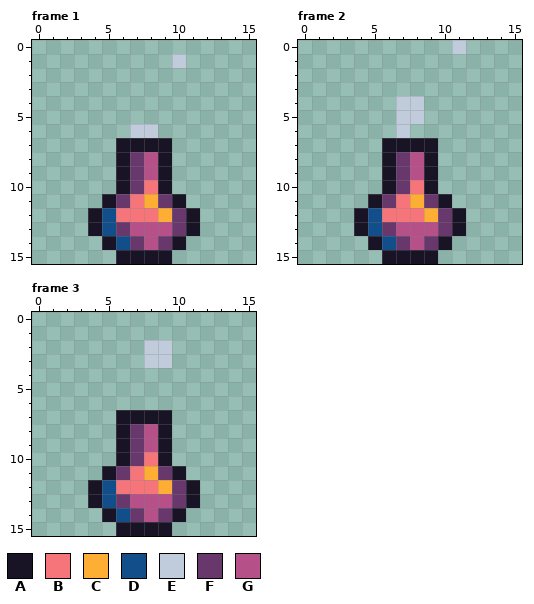
Two versions of one pixel-art file, Assets/Images/potion.ase. Above is the file before it was changed.
16x16 pixels, 3 frames. Shown: frame 1, frame 2, frame 3.
Palette (. is transparent): A #181425  B #f6757a  C #feae34  D #124e89  E #c0cbdc  F #68386c  G #b55088
After:
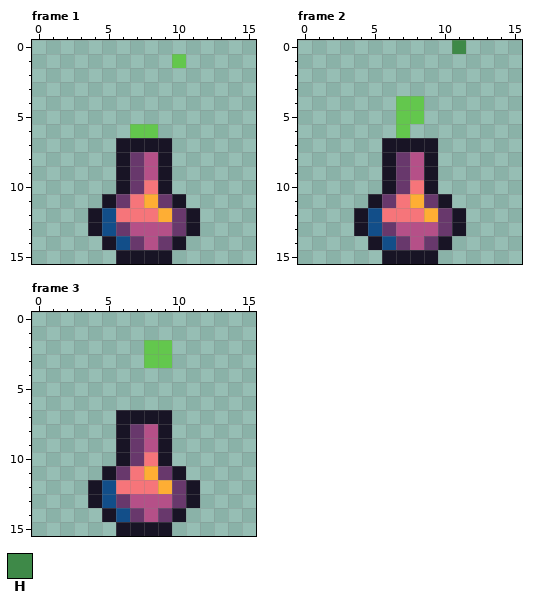
Colours new in this view: H #3e8948
Changes in this commit:
{"colour":"E","old":"#c0cbdc","new":"#63c74d"}
{"where": "frame 2"}
{"frame":2,"y":0,"x":11,"old":"E","new":"H"}
{"label":"changed","picture_box":[172,54,186,68]}
{"label":"changed","picture_box":[130,124,158,138]}
{"label":"changed","picture_box":[396,40,466,138]}
{"label":"changed","picture_box":[144,340,172,368]}
